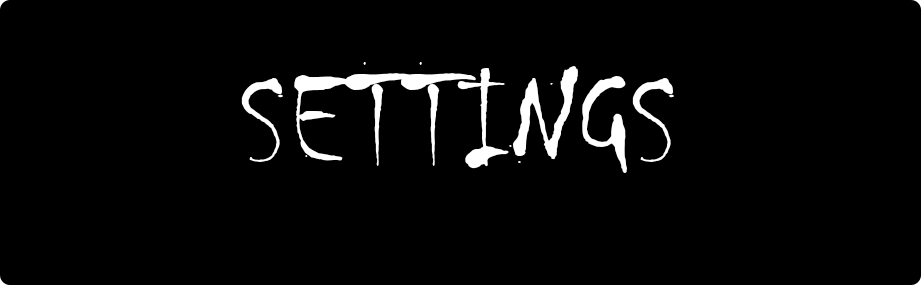
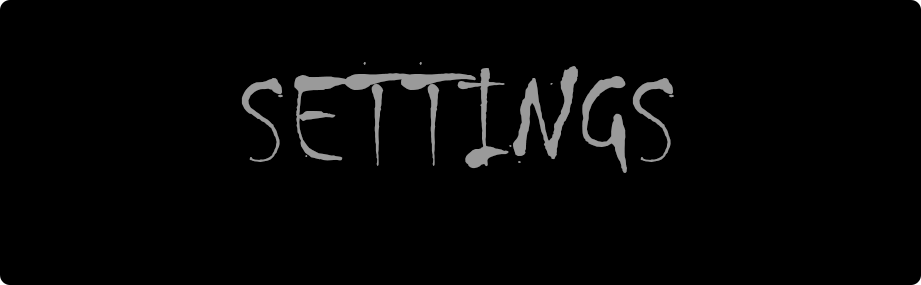
Layer changes from the first 921px x 285px image to the second:
painted on "SETTINGS" over (x1=241, y1=62, x2=674, y2=173)
